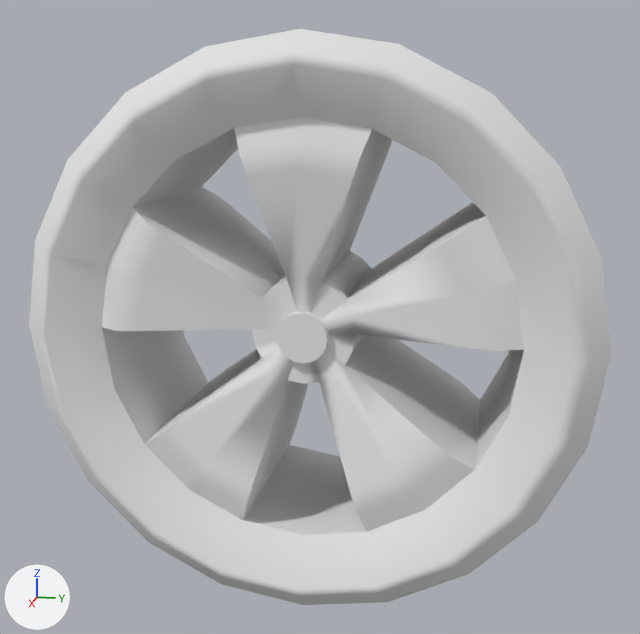
The OBJ model OpenGL/Models/car_leftrearwheel.obj, before and after one commit.
Before and after are seen from a camera (50 mm lens) standing at (2.097, 0.414, 0.52) and looking at (0.002, -0.005, -0.004). Lighting does not change. The marker at lower left points along +X, +Y and +Z. Where no turn or scale is listed for an object, it has been applied to the vertices.

In view in the first picture: 'car_leftrearwheel'.
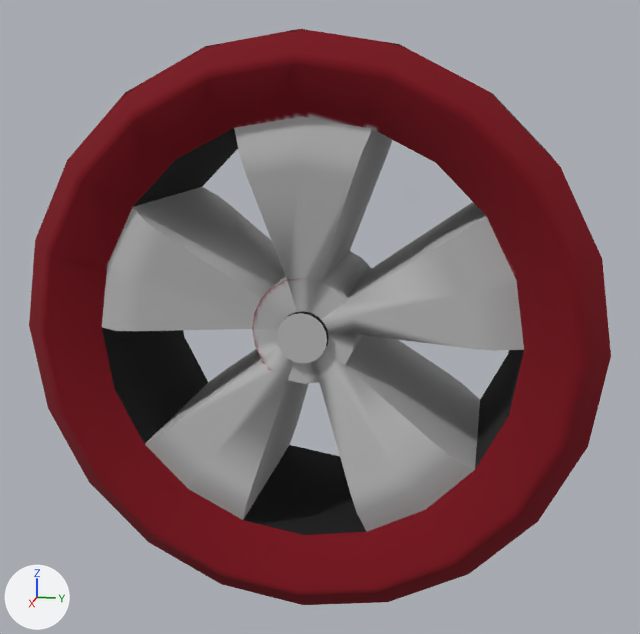
The newer file is also turned or shifted as a whole; pictures and numbers use the older file's frame.

What the commit changed:
Picture 'Texture.png' (img_texture_png) is new.
In material 'lambert6SG' (mat_lambert6sg), base_color is no longer (0.8, 0.8, 0.8), white #e7e7e7.
In material 'lambert6SG' (mat_lambert6sg), texture is now set to img_texture_png.

Pixel boxes (x1, y1, x2, y2) of what changed, in the pictures (640 x 634 px):
'car_leftrearwheel', surface changed
    both: (29, 29, 611, 605)
